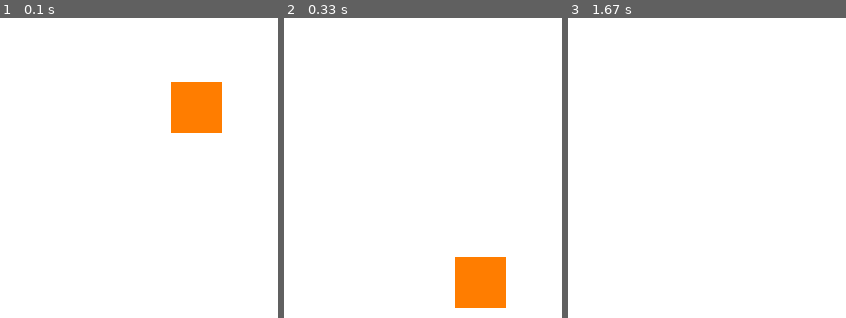
Above: before the commit, frames 1-3 (left to right).
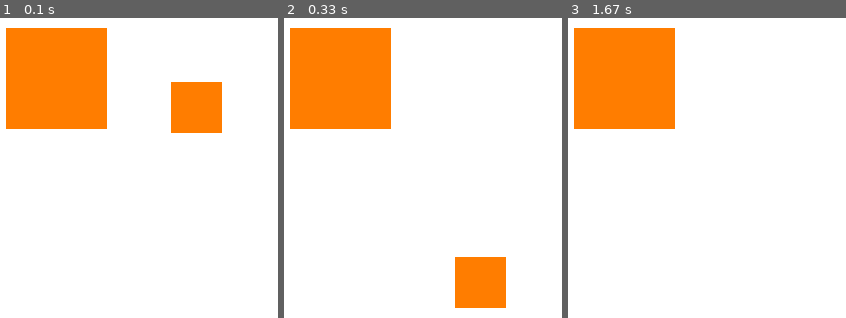
Above: after the commit, the same moments.

Repository: NeoZett-School/Python-Rectangle
Game: pygame game, started from test.py
Two runs of this game, one before a commit and one after it. Both use one fixed random seed, a clock stepped at 60 frames per second and the inputs below.
Inputs:
- Up to frame 1 (0.1 s): no input
- Up to frame 2 (0.33 s): no input
- Up to frame 3 (1.67 s): hold D 0.33-0.8 s; hold D 0.83-1.3 s; hold A from 1.33 s (still down)
The pictures show only the part of the screen within x 0-50%, y 0-50%; the shares and areas given below are measured in that part.

The runs differ from the first frame. In frame 1, 12% of the frame differs, in the area x 2-39%, y 3-37%; in frame 2, 12%; in frame 3, 12%.

Commit message:
I added a small example of what it does internally in the general test.

Diff:
--- a/test.py
+++ b/test.py
@@ -1,6 +1,7 @@
 # General test is variable to new tests. We customize for general tasks and try for new features with a new perspective over already tested and new features.
 
 from Rectangle import Rect, Color
+import Rectangle.prefab
 import Rectangle.pygame
 import Rectangle
 import pygame, sys
@@ -17,6 +18,12 @@
 
 WHITE = Color(255, 255, 255)
 ORANGE = Color(255, 125, 0)
+
+# What it does internally + physics ------------------------------------------
+other = Rectangle.prefab.RectBox(10, 10, 100, 100, ORANGE, setup=False)
+other_renderer = Rectangle.pygame.BoxRenderer(other, screen)
+# You can now modify other.rect directly to move the object.
+# ----------------------------------------------------------------------------
 
 player = Rectangle.pygame.premade.Box(
     surface = screen,
@@ -43,6 +50,8 @@
     pressed_keys = pygame.key.get_pressed()
     screen.fill(WHITE)
 
+    other_renderer.render()
+
     grid.update(player, pressed_keys, delta_time)
     camera.adjust_x(player, delta_time, 200)
     camera.adjust_y(player, delta_time, 200)
